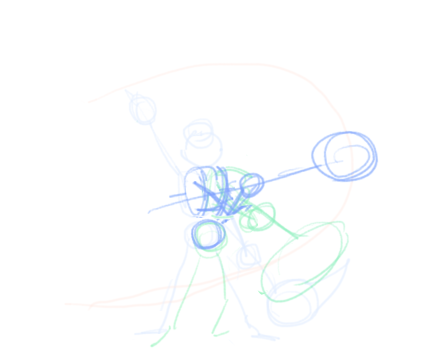
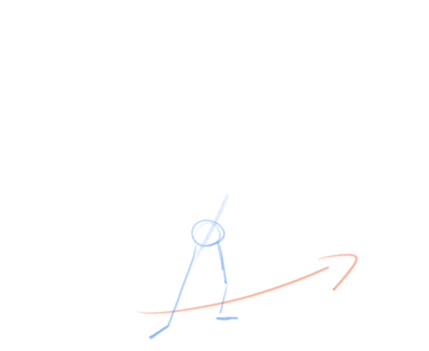
Layer changes from the first 429px x 351px image to the second:
added layer "Paint Layer 8" above "Paint Layer 7" over [64, 63, 320, 348]
hid "Paint Layer 5", opacity 100% → 36%, painted on it over [64, 128, 320, 348]
hid "Paint Layer 4", painted on it over [64, 63, 379, 348]
